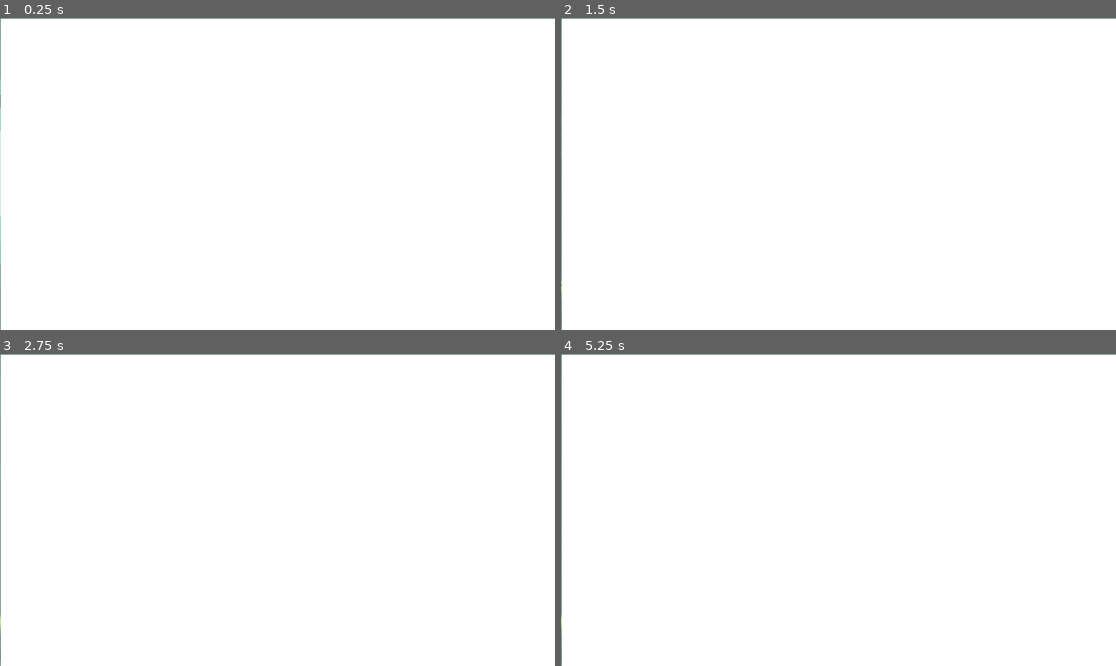
Above: before the commit, frames 1-4 (two rows, left to right).
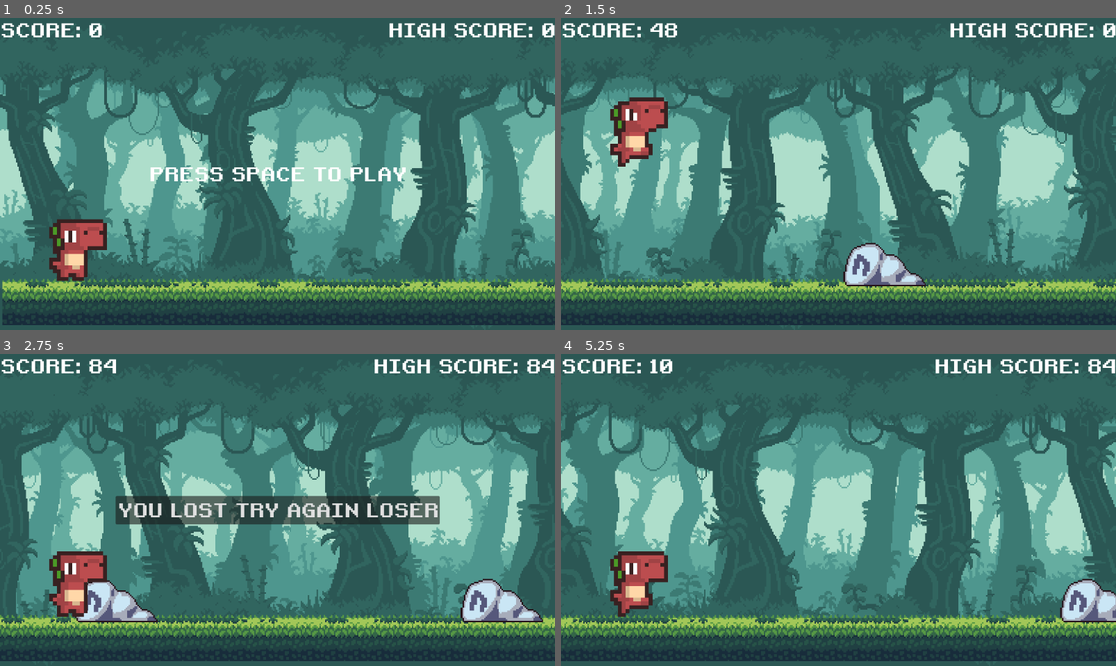
Above: after the commit, the same moments.

Repository: lerish830-arch/natikfem
Game: Godot game, scene res://scenes/main.tscn
Same seed, same stepped clock (60 frames per second), same inputs: the game is played once before the commit and once after it.
Inputs (mouse positions are in pixels of both pictures, inside the frame that each line leads up to):
- Up to frame 1 (0.25 s): no input
- Up to frame 2 (1.5 s): tap Space at 0.5 s; move the mouse to (960, 158) at 0.52 s; hold Right from 0.53 s (still down); tap Alt at 0.6 s; click (960, 158) at 0.67 s; tap Enter (ui_accept) at 0.77 s; move the mouse to (727, 189) at 1.27 s; tap Shift at 1.35 s; click (727, 189) at 1.42 s
- Up to frame 3 (2.75 s): tap Enter (ui_accept) at 1.52 s; move the mouse to (333, 441) at 2.02 s; release Right at 2.03 s; hold Left from 2.03 s (still down); tap Alt at 2.1 s; click (333, 441) at 2.17 s
- Up to frame 4 (5.25 s): release Left at 2.75 s; click "YOU LOST TRY AGAIN LOSER" at 2.75 s; click (838, 510) at 3.5 s, where only the run before the commit has a clickable "YOU LOST TRY AGAIN LOSER"; click (838, 510) at 4.25 s, where only the run before the commit has a clickable "YOU LOST TRY AGAIN LOSER"; tap Space at 5 s; move the mouse to (810, 572) at 5.02 s; hold Right from 5.03 s (still down); tap Shift at 5.1 s; click (810, 572) at 5.17 s

The runs differ from the first frame. In frame 1, 99% of the frame differs, in the area x 0-100%, y 0-100%; in frame 2, 99%; in frame 3, 99%; in frame 4, 99%.

Commit message:
shield
im adding a shield which can actually make my game so much better as it gives the user one extra life and a second chance in the game

Diff:
--- a/scenes/main.gd
+++ b/scenes/main.gd
@@ -1,10 +1,9 @@
-
-
 extends Node
 
 var stump_scene = preload("res://scenes/stump.tscn")
 var rock_scene = preload("res://scenes/rocks.tscn")
 var barrels_scene = preload("res://scenes/barrels.tscn")
+var shield_scene = preload("res://scenes/shield.tscn")
 
 var obstacle_types := [stump_scene, rock_scene, barrels_scene]
 var obstacles : Array
@@ -31,6 +30,10 @@
 var game_over_state : bool = false
 var last_obs
 
+var cycle_timer := 0.0
+var is_night := false
+var has_shield := false
+
 func _ready() -> void:
 	screen_size = get_window().size
 	ground_height = $ground.get_node("Sprite2D").texture.get_height()
@@ -45,6 +48,11 @@
 	game_over_state = false
 	difficulty = 0
 
+	cycle_timer = 0.0
+	is_night = false
+	has_shield = false
+	$CanvasLayer2/ColorRect.color.a = 0.0
+
 	$Dino.position = DINO_START_POS
 	$Dino.velocity = Vector2i(0, 0)
 	$Camera2D.position = CAM_START_POS
@@ -57,6 +65,18 @@
 
 func _process(_delta: float) -> void:
 	if game_running:
+		cycle_timer += _delta
+
+		if cycle_timer >= 15:
+			cycle_timer = 0
+
+			if is_night:
+				$CanvasLayer2/ColorRect.color.a = 0.0
+				is_night = false
+			else:
+				$CanvasLayer2/ColorRect.color.a = 120.0 / 255.0
+				is_night = true
+
 		speed = START_SPEED + score / SPEED_MODIFIER
 
 		if speed > MAX_SPEED:
@@ -64,6 +84,7 @@
 
 		adjust_difficulty()
 		generate_obs()
+		generate_shield()
 
 		$Dino.position.x += speed
 		$Camera2D.position.x += speed
@@ -99,6 +120,16 @@
 			last_obs = obs
 			add_obs(obs, obs_x, obs_y)
 
+func generate_shield():
+	if !has_shield and randi() % 800 == 0:
+		var shield = shield_scene.instantiate()
+		shield.position = Vector2(
+			$Camera2D.position.x + screen_size.x,
+			450
+		)
+		add_child(shield)
+		obstacles.append(shield)
+
 func add_obs(obs, x, y):
 	obs.position = Vector2i(x, y)
 	obs.body_entered.connect(hit_obs)
@@ -111,7 +142,17 @@
 
 func hit_obs(body):
 	if body.name == "Dino":
+		if has_shield:
+			has_shield = false
+			print("Shield used!")
+			return
 		game_over()
+
+func collect_shield(shield):
+	has_shield = true
+	print("Shield collected!")
+	obstacles.erase(shield)
+	shield.queue_free()
 
 func show_score():
 	$HUD.get_node("Scorelabel").text = "SCORE: " + str(int(score / SCORE_MODIFIER))
@@ -119,12 +160,10 @@
 func check_high_score():
 	if score > high_score:
 		high_score = score
-
 	$HUD.get_node("HighScore").text = "HIGH SCORE: " + str(int(high_score / SCORE_MODIFIER))
 
 func adjust_difficulty():
 	difficulty = int(score / float(SPEED_MODIFIER))
-
 	if difficulty > MAX_DIFFICULTY:
 		difficulty = MAX_DIFFICULTY
 
@@ -132,8 +171,6 @@
 	game_running = false
 	game_over_state = true
 	speed = 0
-
 	check_high_score()
-
 	print("Game Over")
 	$CanvasLayer.show()
--- a/scenes/main.tscn
+++ b/scenes/main.tscn
@@ -27,12 +27,11 @@
 [node name="CanvasLayer2" type="CanvasLayer" parent="." unique_id=220736585]
 
 [node name="ColorRect" type="ColorRect" parent="CanvasLayer2" unique_id=1292265494]
-anchors_preset = 15
+anchors_preset = -1
 anchor_right = 1.0
 anchor_bottom = 1.0
-offset_left = 1.0
-offset_top = 1.0
-offset_right = 1.0
-offset_bottom = 1.0
 grow_horizontal = 2
 grow_vertical = 2
+mouse_filter = 2
+color = Color(0, 0, 0, 0)
+metadata/_edit_use_anchors_ = true
--- /dev/null
+++ b/scenes/shield.gd
@@ -0,0 +1,6 @@
+extends Area2D
+func _ready() -> void:
+	body_entered.connect(_on_body_entered)
+func _on_body_entered(body):
+	if body.name == "Dino":
+		get_parent().collect_shield(self)
--- /dev/null
+++ b/scenes/shield.tscn
@@ -0,0 +1,16 @@
+[gd_scene format=3 uid="uid://d3e8uf2h82vj5"]
+
+[ext_resource type="Script" uid="uid://do5pgx8vlt0rx" path="res://scenes/shield.gd" id="1_ohv3a"]
+[ext_resource type="Texture2D" uid="uid://blsay358far1u" path="res://assets/assets/Shield Pack/Shield 1/64 x 64/S1 64 X 64.png" id="1_vtru8"]
+
+[sub_resource type="CircleShape2D" id="CircleShape2D_ohv3a"]
+radius = 26.925823
+
+[node name="shield" type="Area2D" unique_id=1827208028]
+script = ExtResource("1_ohv3a")
+
+[node name="Sprite2D" type="Sprite2D" parent="." unique_id=1573360127]
+texture = ExtResource("1_vtru8")
+
+[node name="CollisionShape2D" type="CollisionShape2D" parent="." unique_id=633203793]
+shape = SubResource("CircleShape2D_ohv3a")
Binary file added: assets/assets/Shield Pack/Shield 1/256 x 256/S1 256 x 256.png
Not shown, added: assets/assets/Shield Pack/Shield 1/256 x 256/S1 256 x 256.png.import
Binary file added: assets/assets/Shield Pack/Shield 1/512 x 512/S1 512 x 512.png
Not shown, added: assets/assets/Shield Pack/Shield 1/512 x 512/S1 512 x 512.png.import
Binary file added: assets/assets/Shield Pack/Shield 1/64 x 64/S1 64 X 64.png
Not shown, added: assets/assets/Shield Pack/Shield 1/64 x 64/S1 64 X 64.png.import
Binary file added: assets/assets/Shield Pack/Shield 2/256 x 256/S2 256 x 256.png
Not shown, added: assets/assets/Shield Pack/Shield 2/256 x 256/S2 256 x 256.png.import
Binary file added: assets/assets/Shield Pack/Shield 2/512 x 512/S2 512 x 512.png
Not shown, added: assets/assets/Shield Pack/Shield 2/512 x 512/S2 512 x 512.png.import
Binary file added: assets/assets/Shield Pack/Shield 2/64 x 64/S2 64 X 64.png
Not shown, added: assets/assets/Shield Pack/Shield 2/64 x 64/S2 64 X 64.png.import
(and 3 more such lines)
